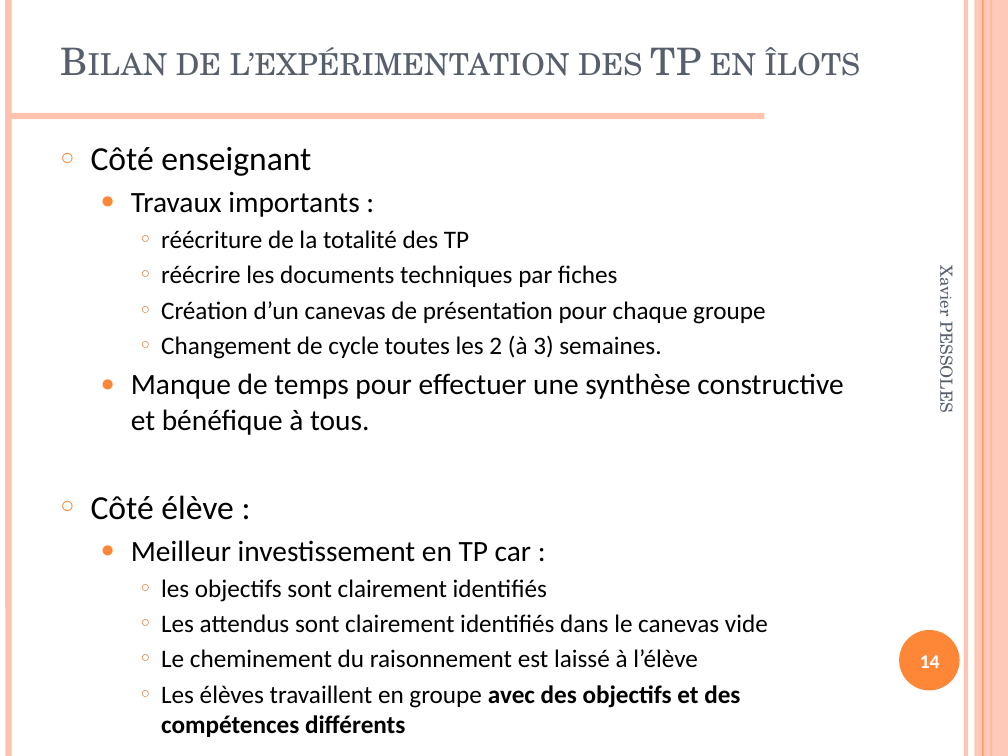
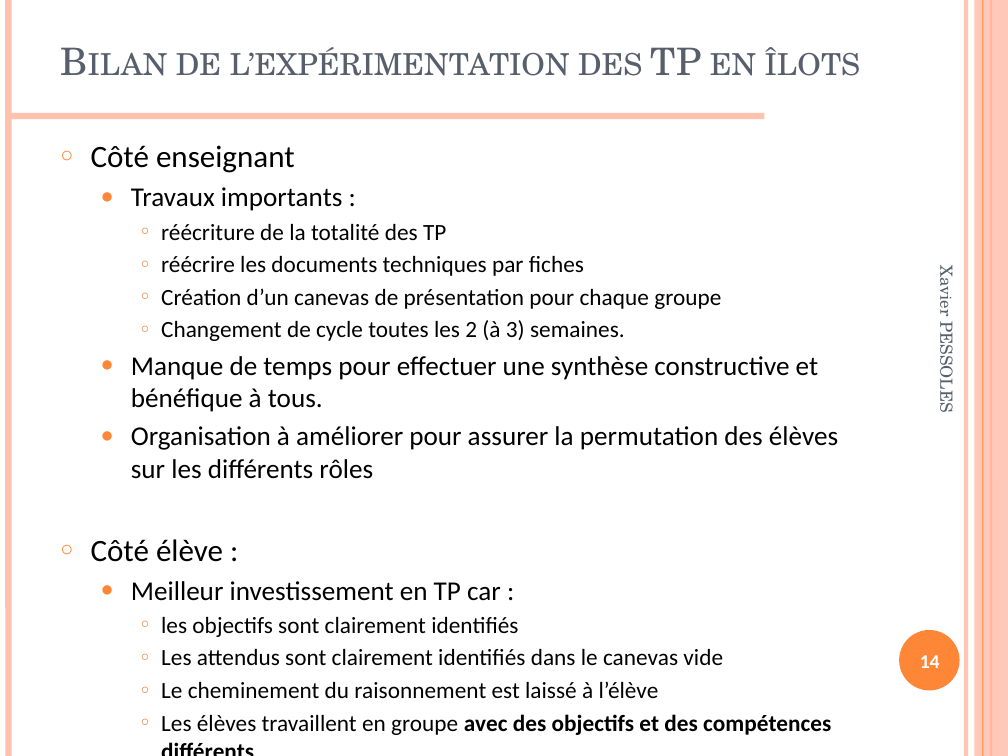
Before and after one commit to xpessoles/PTSI, a slide deck: slide 14 of Presentations/Organisation_SII.pptx. Drawn at 1008x756 pixels with LibreOffice and Linux fonts; fonts in the diff are those of the drawing; background and template pictures are left out. Boxes give left, top, right and bottom in pixels: in the first picture for what was removed or moved away, otherwise in the second. Text is boxed around its words. In the diff, an @@ line names an element or a change of style, - is before the commit and + after.

```diff
--- a/Presentations/Organisation_SII.pptx
+++ b/Presentations/Organisation_SII.pptx
@@ text at (91, 145, 831, 735): size 24 to 22.2 pt in "Côté enseignant", "Côté élève :"; size 21 to 19.4 pt in "Travaux importants :", "Manque de temps pour effectuer une synthèse ...", "Meilleur investissement en TP car :"; size 18 to 16.6 pt in "réécriture de la totalité des TP", "réécrire les documents techniques par fiches", "Création d’un canevas de présentation pour chaque ...", "Changement de cycle toutes les 2 (à ..." and 4 more places @@
@@ text at (131, 426, 838, 479): paragraph added @@
+  ● Organisation à améliorer pour assurer la permutation des élèves sur les différents rôles
```
Also in this commit, not shown: 4 other slides changed, 2 other files.
